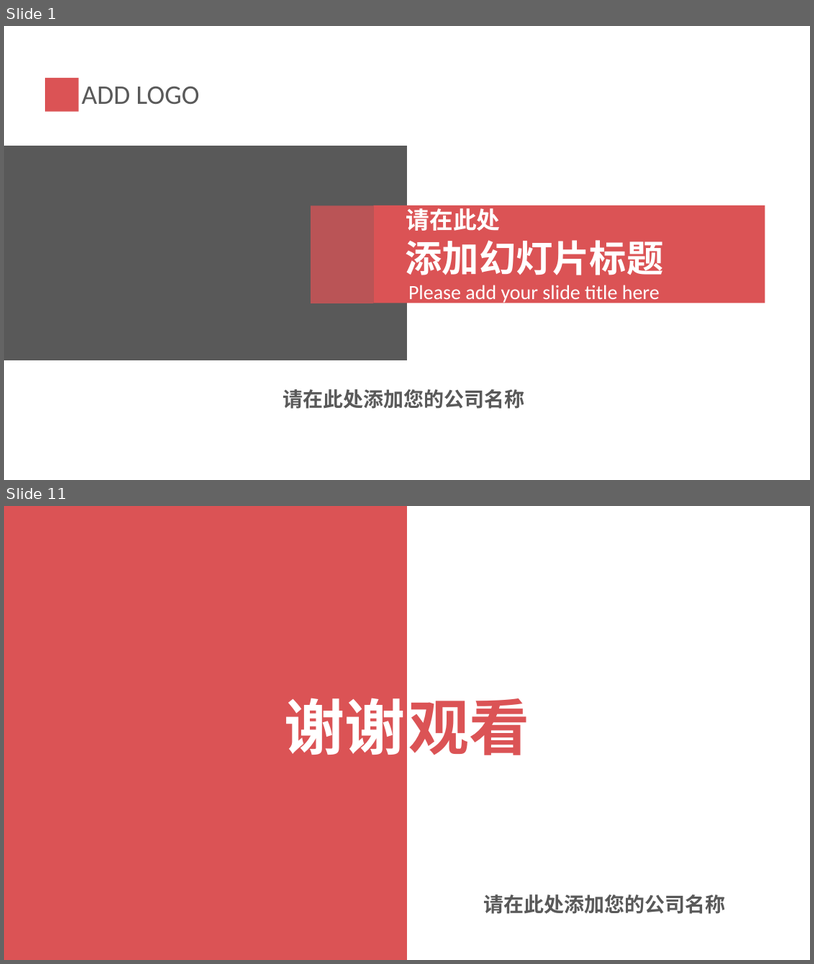
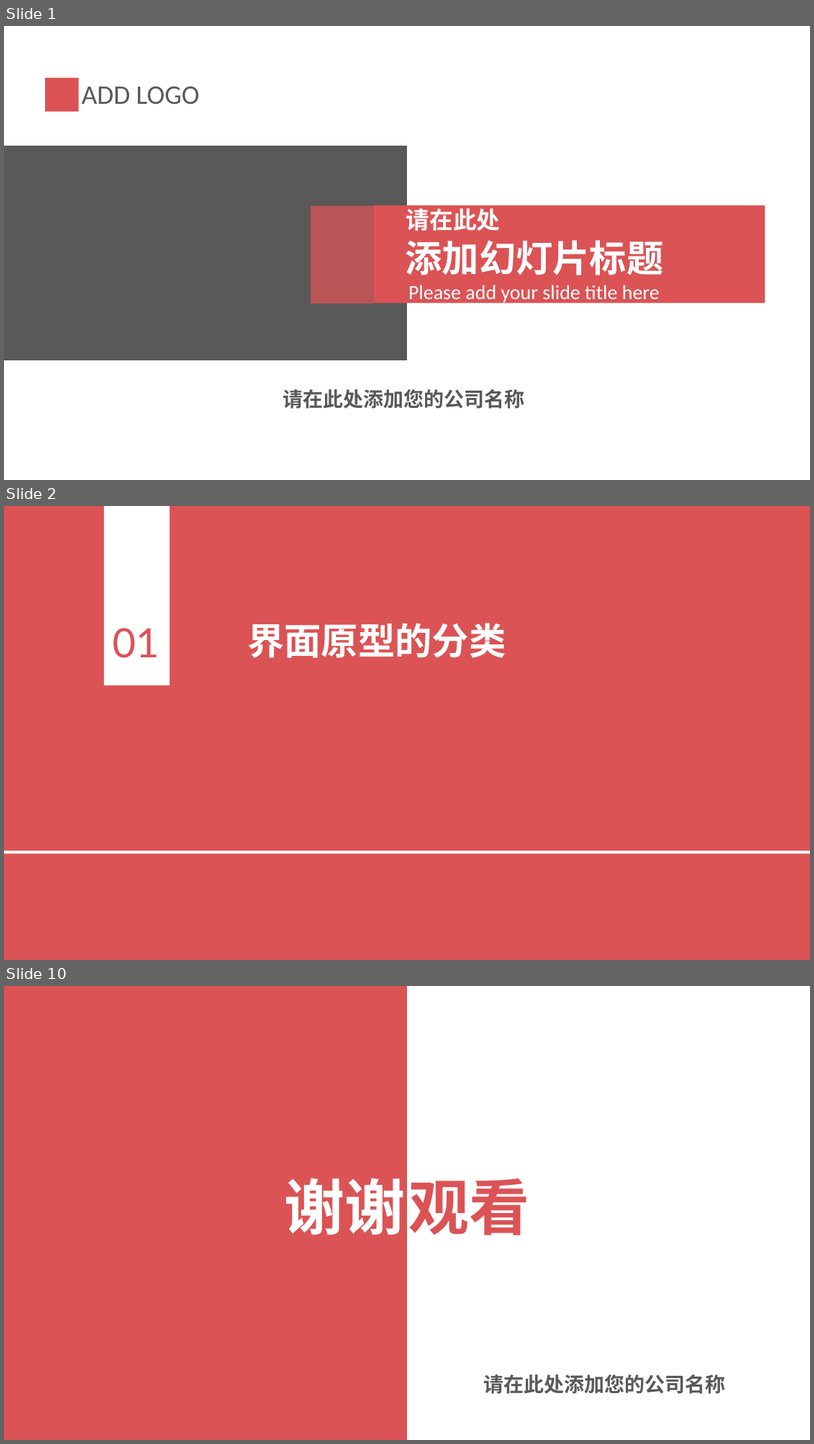
Before and after one commit to PRD2018-G03/PRD2018-G03-SoftwareEngineeringProject, a slide deck: 非受控文档/2_叶柏成/PPT/红灰配色简洁实用PPT模板.pptx. Shown one above the other, each under a label of ours: slides 1 and 11 before the commit, slides 1, 2 and 10 after it; the slides between them are not shown. The pictures are 814x964 and 814x1444 pixels, drawn with LibreOffice and Linux fonts; fonts in the diff are those of the drawing. Boxes give left, top, right and bottom in pixels: in the first picture for what was removed or moved away, otherwise in the second. Text is boxed around its words. In the diff, an @@ line names an element or a change of style, - is before the commit and + after.

```diff
--- a/非受控文档/2_叶柏成/PPT/红灰配色简洁实用PPT模板.pptx
+++ b/非受控文档/2_叶柏成/PPT/红灰配色简洁实用PPT模板.pptx
@@ slide 2 added at (4, 506, 810, 960), background #FFFFFF @@
@@ rectangle added at (4, 506, 810, 960), fill #DB5355 @@
@@ rectangle added at (104, 506, 170, 685), fill #FFFFFF @@
@@ text added at (113, 628, 160, 658), 48 pt, text #DB5355 @@
+01
@@ text added at (247, 623, 506, 658), 44 pt, text #FFFFFF, bold @@
+界面原型的分类
@@ rectangle added at (4, 850, 810, 853), fill #FFFFFF @@
@@ what was slide 11 is now slide 10 @@
```
Also in this commit, not shown: 7 other slides added, 9 slides removed.
